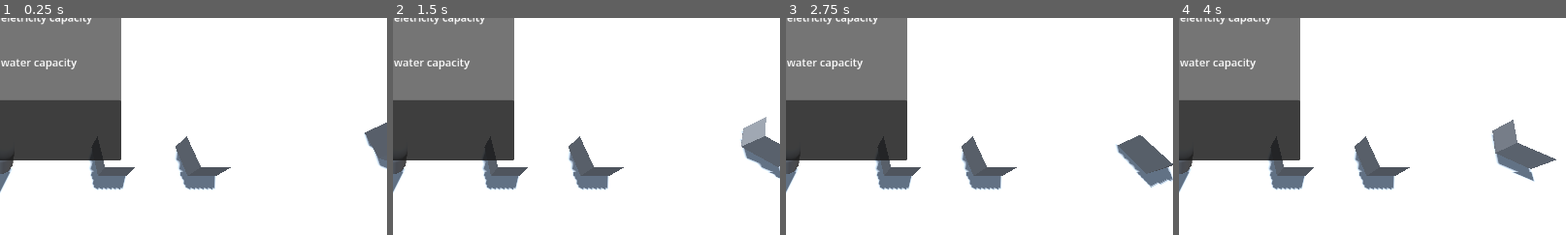
Above: before the commit, frames 1-4 (left to right).
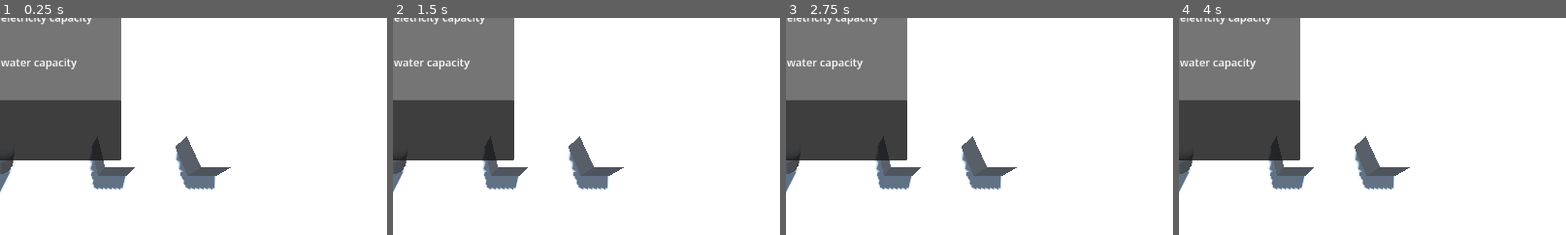
Above: after the commit, the same moments.

Repository: abody2k/Of-mice-and-cheese
Game: Godot game, scene res://scenes/main.tscn
The game is run twice, just before and just after one commit, with the same random seed, the same clock (stepped at 60 frames per second) and the same inputs.
Inputs:
- Up to frame 1 (0.25 s): no input
- Up to frame 2 (1.5 s): click "sell" at 0.5 s; click "Buy" at 1.25 s
- Up to frame 3 (2.75 s): click "sell" at 2 s
- Up to frame 4 (4 s): click "Buy" at 2.75 s; click "Buy" at 3.5 s
The pictures show only the part of the screen within x 50-100%, y 50-100%; the shares and areas given below are measured in that part.

The runs differ from the first frame. In frame 1, 0.8% of the frame differs, in the area x 93-100%, y 48-70%; in frame 2, 1.7%; in frame 3, 1.9%; in frame 4, 2.0%, in the area x 80-98%, y 46-76%.

Commit message:
cleaned all paths

Diff:
--- a/scenes/main.tscn
+++ b/scenes/main.tscn
@@ -2,7 +2,6 @@
 
 [ext_resource type="Script" uid="uid://bpmf5g0k638cb" path="res://scripts/main.gd" id="1_o5qli"]
 [ext_resource type="PackedScene" uid="uid://dg84uy4wmu6x2" path="res://scenes/pressure_point.tscn" id="2_0wfyh"]
-[ext_resource type="PackedScene" uid="uid://dpxxor3vywgq6" path="res://scenes/rat.tscn" id="2_jyhfs"]
 [ext_resource type="PackedScene" uid="uid://b47hkftkufyky" path="res://scenes/player.tscn" id="3_sugp2"]
 
 [sub_resource type="ProceduralSkyMaterial" id="ProceduralSkyMaterial_0wfyh"]
@@ -74,37 +73,14 @@
 [node name="0" type="Path3D" parent="paths" unique_id=1552208539]
 curve = SubResource("Curve3D_o5qli")
 
-[node name="follow" type="PathFollow3D" parent="paths/0" unique_id=449822368]
-transform = Transform3D(0.34569868, 0, 0.93832505, 0, 1.0000043, 0, -0.93832505, 0, 0.34569868, 6.5449643, 0, -0.3369684)
-
-[node name="rat" parent="paths/0/follow" unique_id=2088614294 instance=ExtResource("2_jyhfs")]
-
 [node name="1" type="Path3D" parent="paths" unique_id=2007321777]
 curve = SubResource("Curve3D_0wfyh")
 
-[node name="follow" type="PathFollow3D" parent="paths/1" unique_id=724527209]
-transform = Transform3D(0.14142193, 0, 0.9899494, 0, 1, 0, -0.9899494, 0, 0.14142193, 6.713448, 0, 0.5054528)
-
 [node name="2" type="Path3D" parent="paths" unique_id=898314814]
 curve = SubResource("Curve3D_sugp2")
 
-[node name="follow" type="PathFollow3D" parent="paths/2" unique_id=435971845]
-transform = Transform3D(-0.020403681, 0, 0.9997918, 0, 1, 0, -0.9997918, 0, -0.020403681, 6.532004, 0, -1.5422788)
-
 [node name="3" type="Path3D" parent="paths" unique_id=293742382]
 curve = SubResource("Curve3D_jyhfs")
-
-[node name="follow" type="PathFollow3D" parent="paths/3" unique_id=1861191831]
-transform = Transform3D(-0.22282436, 0, 0.9748574, 0, 1, 0, -0.9748574, 0, -0.22282436, 6.76529, 0, 1.2182707)
-
-[node name="pressure_point" parent="paths/3" unique_id=245685369 instance=ExtResource("2_0wfyh")]
-transform = Transform3D(1, 0, 0, 0, 1, 0, 0, 0, 1, -1, 0, 0)
-
-[node name="pressure_point2" parent="paths/3" unique_id=861776379 instance=ExtResource("2_0wfyh")]
-transform = Transform3D(1, 0, 0, 0, 1, 0, 0, 0, 1, -4.1407666, 0, 0)
-
-[node name="player" parent="paths/3" unique_id=1429728027 instance=ExtResource("3_sugp2")]
-transform = Transform3D(1, 0, 0, 0, 1, 0, 0, 0, 1, -8.092672, 2.3841858e-07, 0.06392717)
 
 [node name="waves" type="Timer" parent="." unique_id=326153596]
 wait_time = 10.0
@@ -290,6 +266,15 @@
 offset_right = -56.512
 offset_bottom = -23.104
 text = "Market"
+
+[node name="pressure_point" parent="." unique_id=245685369 instance=ExtResource("2_0wfyh")]
+transform = Transform3D(1, 0, 0, 0, 1, 0, 0, 0, 1, -1, 0, 0)
+
+[node name="pressure_point2" parent="." unique_id=861776379 instance=ExtResource("2_0wfyh")]
+transform = Transform3D(1, 0, 0, 0, 1, 0, 0, 0, 1, -4.1407666, 0, 0)
+
+[node name="player" parent="." unique_id=1429728027 instance=ExtResource("3_sugp2")]
+transform = Transform3D(1, 0, 0, 0, 1, 0, 0, 0, 1, -8.092672, 2.3841858e-07, 0.06392717)
 
 [connection signal="timeout" from="rain" to="." method="_on_rain_timeout"]
 [connection signal="timeout" from="raining" to="." method="_on_raining_timeout"]
